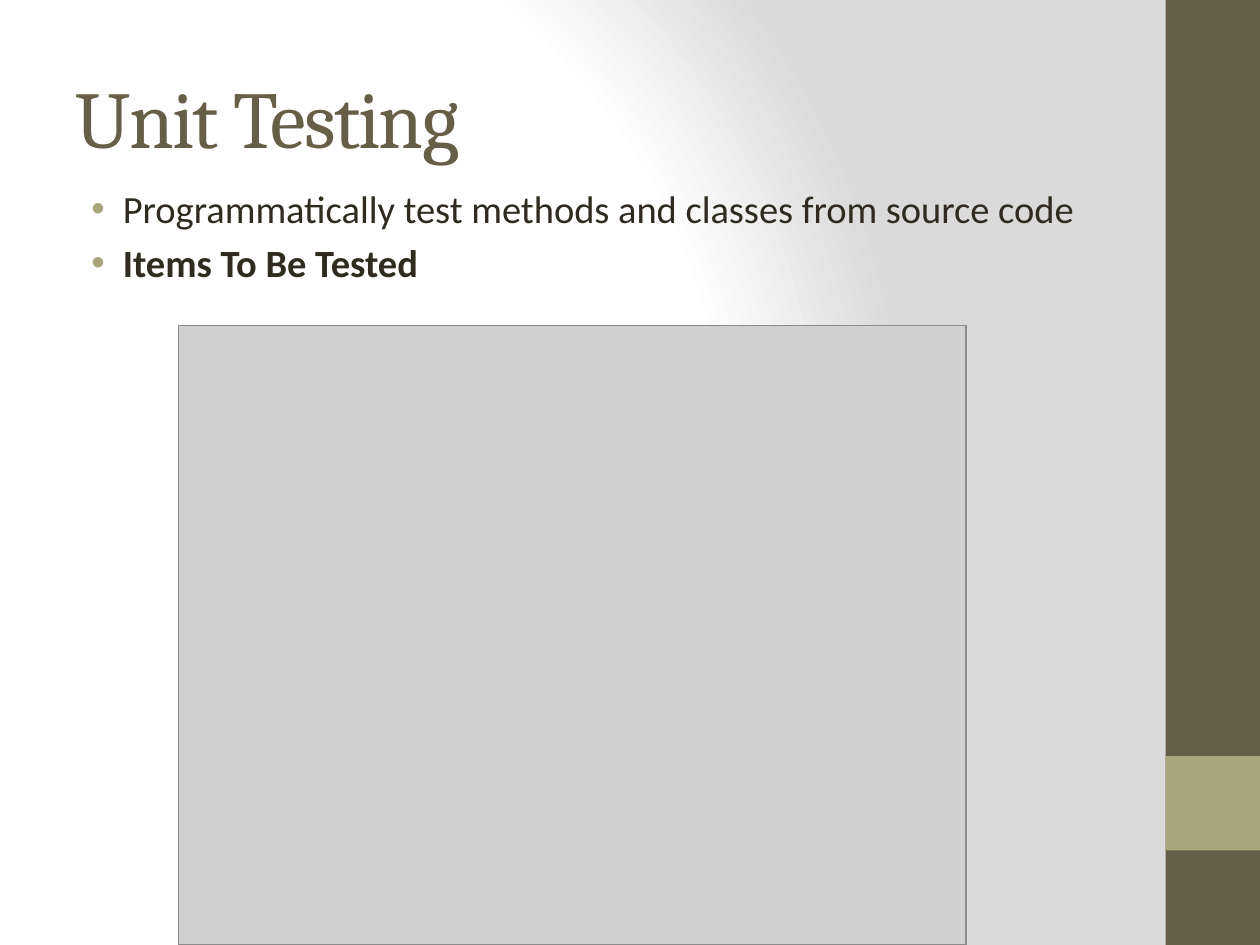
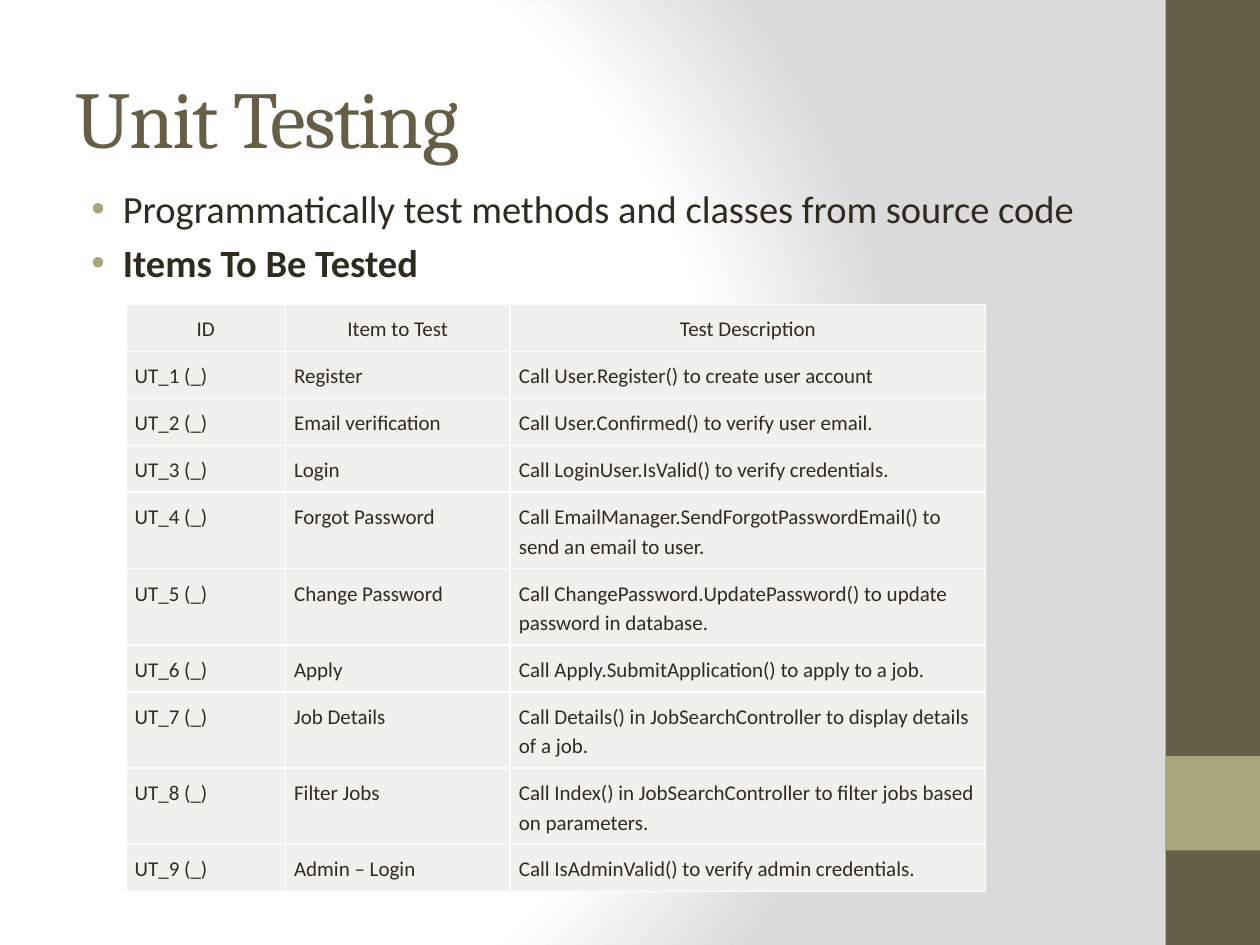
Before and after one commit to WesleyTrescott/MVC-Capstone, a slide deck: slide 22 of Test plan/Computech Corporation - Test Plan.pptx (slide 20 before the commit). Drawn at 1260x945 pixels with LibreOffice and Linux fonts; fonts in the diff are those of the drawing; grey boxes stand for pictures. Boxes give left, top, right and bottom in pixels: in the first picture for what was removed or moved away, otherwise in the second. Text is boxed around its words. In the diff, an @@ line names an element or a change of style, - is before the commit and + after.

Commit message:
Updated test plan
modified compatibility/functional/unit testing sections in both document
and powerpoint

```diff
--- a/Test plan/Computech Corporation - Test Plan.pptx
+++ b/Test plan/Computech Corporation - Test Plan.pptx
@@ table added at (126,305,985,886), 10 rows, 3 columns @@
+ID | Item to Test | Test Description
+UT_1 (_) | Register | Call User.Register() to create user account
+UT_2 (_) | Email verification | Call User.Confirmed() to verify user email.
+UT_3 (_) | Login | Call LoginUser.IsValid() to verify credentials.
+UT_4 (_) | Forgot Password | Call EmailManager.SendForgotPasswordEmail() to send an email to user.
+UT_5 (_) | Change Password | Call ChangePassword.UpdatePassword() to update password in database.
+UT_6 (_) | Apply | Call Apply.SubmitApplication() to apply to a job.
+UT_7 (_) | Job Details | Call Details() in JobSearchController to display details of a job.
+UT_8 (_) | Filter Jobs | Call Index() in JobSearchController to filter jobs based on parameters.
+UT_9 (_) | Admin – Login | Call IsAdminValid() to verify admin credentials.
@@ picture removed at (179,325,966,945) @@
```
Also in this commit, not shown: 8 other slides changed, 3 slides added, 1 other file.
